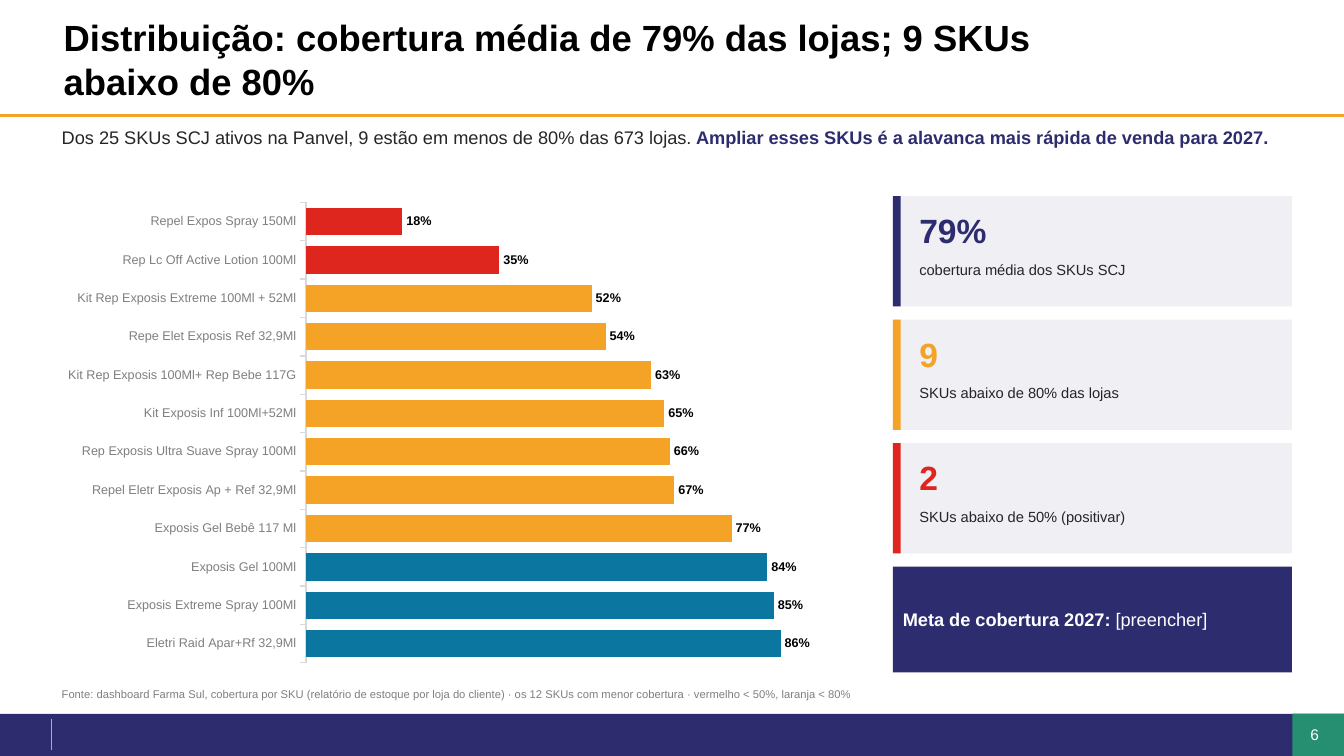
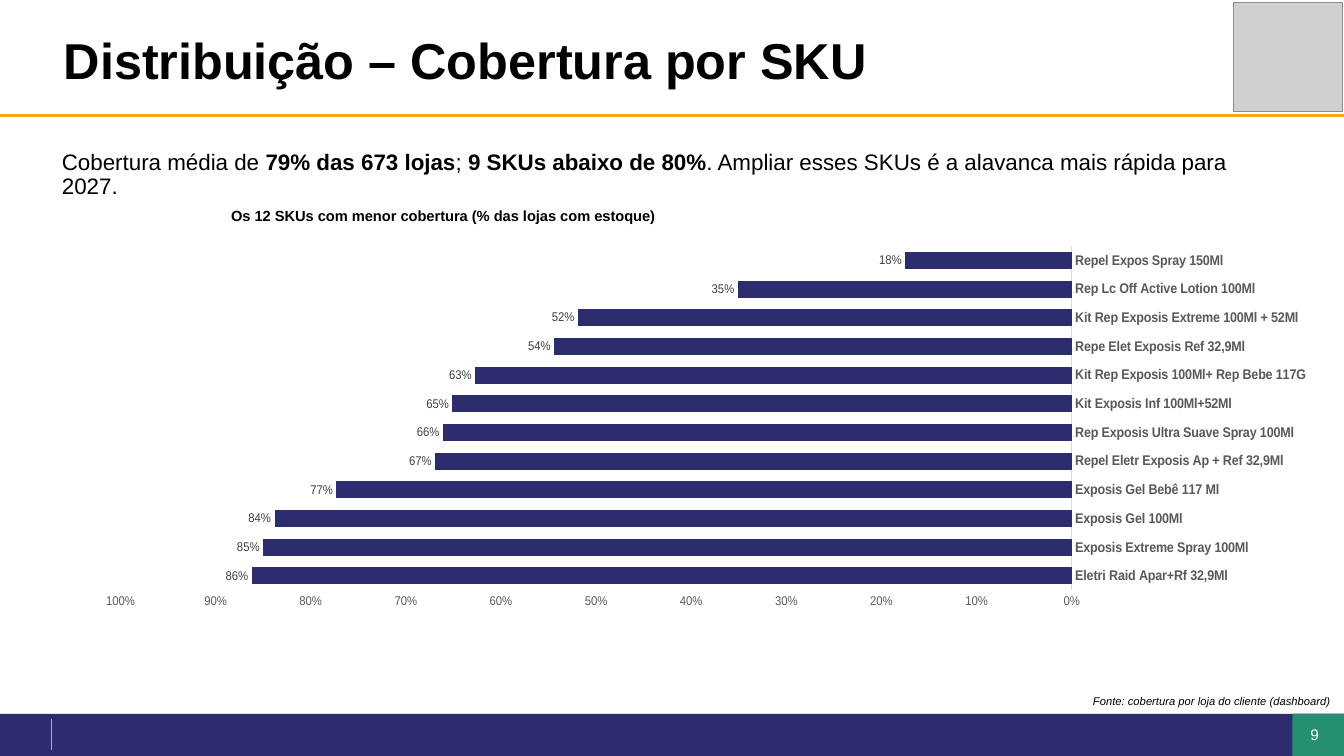
Before and after one commit to giovanoanjos27-del/Dashboard-Farma-sul, a slide deck: slide 9 of jbp/JBP2027_Panvel.pptx (slide 6 before the commit). Drawn at 1344x756 pixels with LibreOffice and Linux fonts; fonts in the diff are those of the drawing; grey boxes stand for pictures; background and template pictures are left out. Boxes give left, top, right and bottom in pixels: in the first picture for what was removed or moved away, otherwise in the second. Text is boxed around its words. In the diff, an @@ line names an element or a change of style, - is before the commit and + after.

```diff
--- a/jbp/JBP2027_Panvel.pptx
+++ b/jbp/JBP2027_Panvel.pptx
@@ rectangle added at (1177,11,1324,104), fill #FFFFFF @@
@@ picture added at (1234,3,1343,112) @@
@@ title at (64,42,866,89): text changed; size 26 to 36 pt @@
-Distribuição: cobertura média de 79% das lojas; 9 SKUs abaixo de 80%
+Distribuição – Cobertura por SKU
@@ text at (62,153,1227,195): text changed; size 13 to 16 pt; text colour #262626 to #000000 @@
-Dos 25 SKUs SCJ ativos na Panvel, 9 estão em menos de 80% das 673 lojas. Ampliar esses SKUs é a alavanca mais rápida de venda para 2027.
+Cobertura média de 79% das 673 lojas; 9 SKUs abaixo de 80%. Ampliar esses SKUs é a alavanca mais rápida para 2027.
@@ rectangle removed at (893,197,1293,307) @@
@@ rectangle removed at (893,197,901,307) @@
@@ bar chart at (30,232,1311,676) @@
@@ colour of Series 1 #0B76A0 to #2D2C6E @@
@@ data labels of Series 1 changed @@
@@ colours of single points changed @@
@@ category axis changed @@
@@ value axis changed @@
@@ bar spacing changed @@
@@ plot area changed @@
@@ bar chart: place and size @@
-bar chart at (51,193,873,673)
+bar chart at (30,232,1311,676)
@@ text added at (231,210,655,224), 10.5 pt, text #000000, bold @@
+Os 12 SKUs com menor cobertura (% das lojas com estoque)
@@ text removed at (919,219,986,244) @@
-79%
@@ text removed at (919,264,1126,275) @@
-cobertura média dos SKUs SCJ
@@ rectangle removed at (893,320,1293,430) @@
@@ rectangle removed at (893,320,901,430) @@
@@ text removed at (919,343,938,368) @@
-9
@@ text removed at (919,387,1119,401) @@
-SKUs abaixo de 80% das lojas
@@ rectangle removed at (893,444,1293,554) @@
@@ rectangle removed at (893,444,901,554) @@
@@ text removed at (919,466,938,490) @@
-2
@@ text removed at (919,511,1125,525) @@
-SKUs abaixo de 50% (positivar)
@@ rectangle removed at (893,567,1293,673) @@
-Meta de cobertura 2027: [preencher]
@@ text removed at (62,690,850,700) @@
-Fonte: dashboard Farma Sul, cobertura por SKU (relatório de estoque por loja do cliente) · os 12 SKUs com menor cobertura · vermelho < 50%, laranja < 80%
@@ text added at (1093,697,1331,708), 8 pt, text #000000, italic @@
+Fonte: cobertura por loja do cliente (dashboard)
@@ page number at (1293,715,1337,755): text changed @@
-6
+9
@@ page number at (1310,729,1319,740): text changed @@
-6
+9
```
Also in this commit, not shown: 4 other slides changed, 11 slides added, 9 slides removed, 7 other files.
